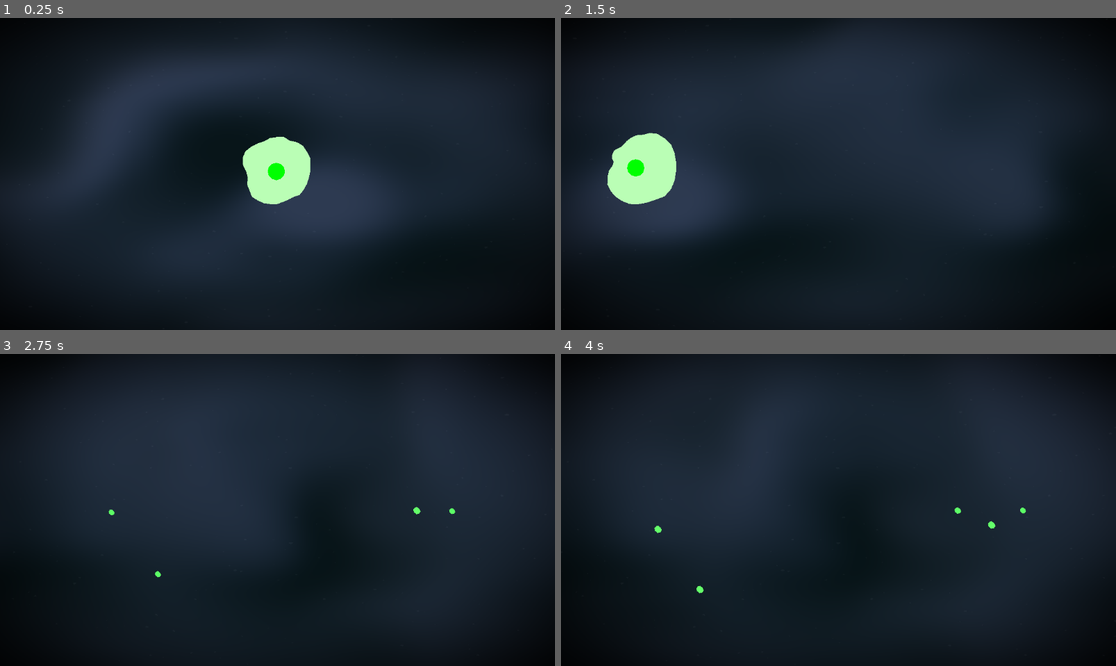
Above: before the commit, frames 1-4 (two rows, left to right).
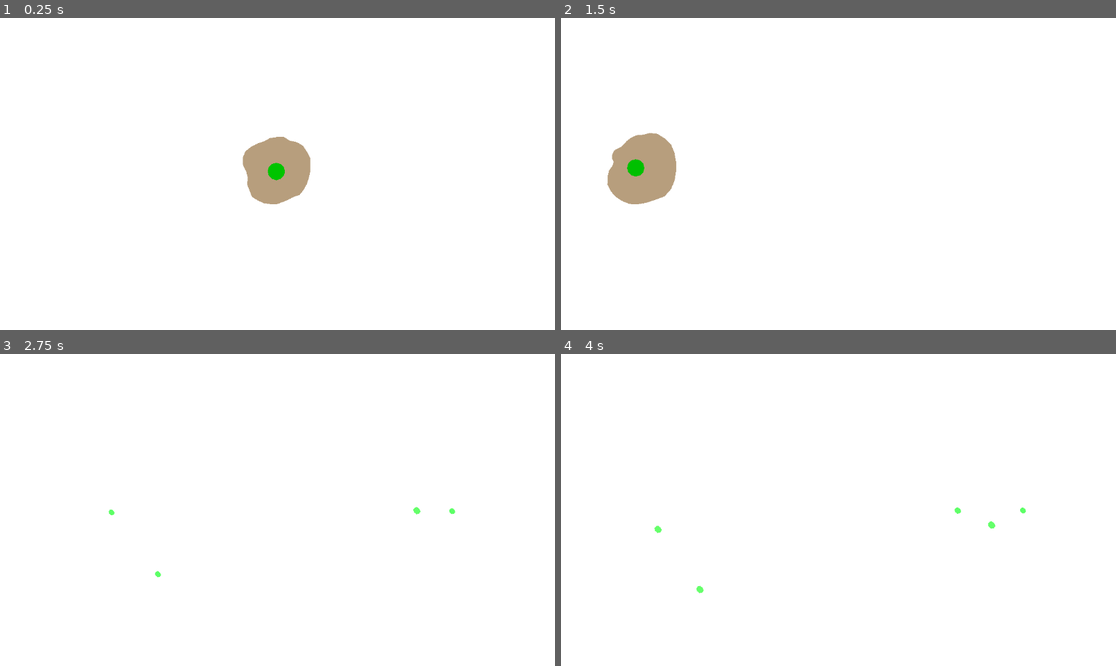
Above: after the commit, the same moments.

Repository: Snetchy09/jellism
Game: Godot game, scene res://World.tscn
Two runs of this game, one before a commit and one after it. Both use one fixed random seed, a clock stepped at 60 frames per second and the inputs below.
Inputs (mouse positions are in pixels of both pictures, inside the frame that each line leads up to):
- Up to frame 1 (0.25 s): no input
- Up to frame 2 (1.5 s): move the mouse to (960, 158) at 0.52 s; hold Right (ui_right) 0.53-1.25 s; click (960, 158) at 0.67 s; drag from (727, 189) to (810, 236) at 1.27 s
- Up to frame 3 (2.75 s): move the mouse to (333, 441) at 2.02 s; hold Right (ui_right) from 2.03 s (still down); click (333, 441) at 2.17 s
- Up to frame 4 (4 s): release Right (ui_right) at 2.75 s; drag from (810, 572) to (1010, 510) at 2.77 s; move the mouse to (1005, 556) at 3.52 s; hold Left (ui_left) from 3.53 s (still down); click (1005, 556) at 3.67 s

The runs differ from the first frame. In frame 1, 100% of the frame differs, in the area x 0-100%, y 0-100%; in frame 2, 100%; in frame 3, 100%; in frame 4, 100%.

Commit message:
Initial Godot project

Diff:
--- a/BiomeField.gd
+++ b/BiomeField.gd
@@ -2,11 +2,13 @@
 class_name BiomeField
 
 var background_rect: ColorRect
-@export var detail_scale: float = 15.0 # Match your 'UV * 15.0'
+var waste_rect: ColorRect
+@export var detail_scale: float = 15.0
 
 func _ready():
 	z_index = -100
 	_create_background()
+	_create_waste_layer()
 
 func _create_background():
 	var canvas = CanvasLayer.new()
@@ -21,62 +23,55 @@
 	mat.shader = _get_shader()
 	background_rect.material = mat
 
+func _create_waste_layer():
+	var canvas = CanvasLayer.new()
+	canvas.layer = -99
+	add_child(canvas)
+
+	waste_rect = ColorRect.new()
+	waste_rect.set_anchors_and_offsets_preset(Control.PRESET_FULL_RECT)
+	canvas.add_child(waste_rect)
+
 func _process(_delta):
 	var cam = get_viewport().get_camera_2d()
 	if cam:
 		background_rect.material.set_shader_parameter("cam_pos", cam.global_position)
 		background_rect.material.set_shader_parameter("zoom", cam.zoom.x)
+		_update_waste_display(cam)
 
-# THIS IS THE INTERACTIVE PART:
-# Any script can call: BiomeField.get_biome_at(position)
+func _update_waste_display(cam: Camera2D):
+	waste_rect.queue_redraw()
+
+	if not waste_rect.get_canvas_item():
+		return
+
+	var waste_cloud = WasteCloud.get_instance()
+	var cam_pos = cam.global_position
+	var viewport_size = get_viewport().get_visible_rect().size
+	var zoom = cam.zoom.x
+
+	for grid_pos in waste_cloud.waste_map.keys():
+		var waste_amount = waste_cloud.waste_map[grid_pos]
+		if waste_amount <= 0:
+			continue
+
+		var screen_pos = (grid_pos - cam_pos) * zoom + viewport_size * 0.5
+		var cell_size = waste_cloud.waste_cell_size * zoom
+
+		if screen_pos.x + cell_size < 0 or screen_pos.x > viewport_size.x:
+			continue
+		if screen_pos.y + cell_size < 0 or screen_pos.y > viewport_size.y:
+			continue
+
+		var color = waste_cloud.get_waste_color(waste_amount)
+		var rect = Rect2(screen_pos, Vector2.ONE * cell_size)
+
+		waste_rect.draw_rect(rect, color)
+
 static func get_biome_influence(pos: Vector2) -> float:
-	# We use a simple noise here that mimics the shader's 'n' value
-	# You can use a FastNoiseLite property here to match perfectly
-	return randf() # Placeholder: Replace with noise calculation if needed
+	return randf()
 
 func _get_shader() -> Shader:
 	var shader = Shader.new()
-	shader.code = """
-	shader_type canvas_item;
-	uniform vec2 cam_pos;
-	uniform float zoom;
-
-	vec2 hash(vec2 p) {
-		p = vec2(dot(p, vec2(127.1, 311.7)), dot(p, vec2(269.5, 183.3)));
-		return -1.0 + 2.0 * fract(sin(p) * 43758.5453123);
-	}
-
-	float noise(vec2 p) {
-		vec2 i = floor(p); vec2 f = fract(p);
-		vec2 u = f*f*(3.0-2.0*f);
-		return mix(mix(dot(hash(i + vec2(0,0)), f - vec2(0,0)),
-		               dot(hash(i + vec2(1,0)), f - vec2(1,0)), u.x),
-		           mix(dot(hash(i + vec2(0,1)), f - vec2(0,1)),
-		               dot(hash(i + vec2(1,1)), f - vec2(1,1)), u.x), u.y);
-	}
-
-	void fragment() {
-		// FIXED WORLD COORDS
-		vec2 world_uv = (SCREEN_UV - 0.5) / zoom + (cam_pos * 0.001);
-		vec2 uv = world_uv * 2.0;
-		float t = TIME * 0.1;
-
-		float n = noise(uv + t);
-		n += 0.5 * noise(uv * 2.0 - t * 0.5);
-
-		// VIGNETTE STAYS STUCK TO SCREEN
-		float dist = distance(SCREEN_UV, vec2(0.5));
-
-		vec3 col;
-		col.r = 0.1 + 0.2 * noise(uv + n + 0.01);
-		col.g = 0.15 + 0.2 * noise(uv + n);
-		col.b = 0.2 + 0.3 * noise(uv + n - 0.01);
-
-		col *= smoothstep(0.8, 0.3, dist); // Use SCREEN_UV dist
-
-		if (noise(uv * 50.0) > 0.48) col += 0.03;
-
-		COLOR = vec4(col, 1.0);
-	}
-	"""
+	shader.code = "shader_type canvas_item;uniform vec2 cam_pos;uniform float zoom;vec2 hash(vec2 p) {p = vec2(dot(p, vec2(127.1, 311.7)), dot(p, vec2(269.5, 183.3)));return -1.0 + 2.0 * fract(sin(p) * 43758.5453123);}float noise(vec2 p) {vec2 i = floor(p); vec2 f = fract(p);vec2 u = f*f*(3.0-2.0*f);return mix(mix(dot(hash(i + vec2(0,0)), f - vec2(0,0)), dot(hash(i + vec2(1,0)), f - vec2(1,0)), u.x), mix(dot(hash(i + vec2(0,1)), f - vec2(0,1)), dot(hash(i + vec2(1,1)), f - vec2(1,1)), u.x), u.y);}void fragment() {vec2 world_uv = (SCREEN_UV - 0.5) / zoom + (cam_pos * 0.001);vec2 uv = world_uv * 2.0;float t = TIME * 0.1;float n = noise(uv + t);n += 0.5 * noise(uv * 2.0 - t * 0.5);float dist = distance(SCREEN_UV, vec2(0.5));vec3 col;col.r = 0.1 + 0.2 * noise(uv + n + 0.01);col.g = 0.15 + 0.2 * noise(uv + n);col.b = 0.2 + 0.3 * noise(uv + n - 0.01);col *= smoothstep(0.8, 0.3, dist);if (noise(uv * 50.0) > 0.48) col += 0.03;COLOR = vec4(col, 1.0);}"
 	return shader
--- a/Cell.gd
+++ b/Cell.gd
@@ -1,6 +1,5 @@
 extends Node2D
 
-# ===== CORE SYSTEMS =====
 var metabolism: CellMetabolism
 var physics: CellPhysics
 var brain: CellBrain
@@ -8,8 +7,8 @@
 var reproduction: CellReproduction
 var visuals: CellVisuals
 var interaction: CellInteraction
+var genetics: Genetics
 
-# ===== SHARED STATE =====
 @export_group("Metabolism")
 @export var energy: float = 80.0
 @export var energy_decay_rate: float = 1.5
@@ -26,17 +25,16 @@
 @export var vertex_count: int = 32
 @export var stiffness: float = 160.0
 @export var damping: float = 14.0
-@export var wobble_intensity: float = 0.25  # NEW
-@export var movement_deformation: float = 0.5  # NEW
-@export var fusion_blend_smoothness: float = 1.2  # NEW
-@export var fusion_max_stretch: float = 1.8  # NEW
+@export var wobble_intensity: float = 0.25
+@export var movement_deformation: float = 0.5
+@export var fusion_blend_smoothness: float = 1.2
+@export var fusion_max_stretch: float = 1.8
 
 @export_group("Neural/Connections")
 @export var max_connections: int = 2
 
-# STATE
 var connected_cells: Array = []
-var current_role: int = 0  # Role enum
+var current_role: int = 0
 var is_dragging: bool = false
 var is_splitting: bool = false
 var pinch_amount: float = 0.0
@@ -47,27 +45,25 @@
 var external_force := Vector2.ZERO
 var noise := FastNoiseLite.new()
 var current_radius: float = 50.0
-var signal_pulse:  float = 0.0
-var shared_target: Vector2 = Vector2.ZERO  # <-- ADD
-var organism_level: int = 1  # <-- ADD
-var is_mega_fused: bool = false  # <-- ADD
-var mega_type: String = ""  # <-- ADD
-var maturity:  float = 0.0  # <-- ADD
-var is_being_eaten:  bool = false
-var being_eaten_by:  Node2D = null
-var eaten_amount: float = 0.0  # Progress of being eaten (0-1)
-var digestion_time: float = 1.5  # How long it takes to eat a cell
+var signal_pulse: float = 0.0
+var shared_target: Vector2 = Vector2.ZERO
+var organism_level: int = 1
+var is_mega_fused: bool = false
+var mega_type: String = ""
+var maturity: float = 0.0
+var is_being_eaten: bool = false
+var being_eaten_by: Node2D = null
+var eaten_amount: float = 0.0
+var digestion_time: float = 1.5
 
-# REFS
-@onready var membrane:  Polygon2D = $Polygon2D
+@onready var membrane: Polygon2D = $Polygon2D
 @onready var nucleus: Polygon2D = $Nucleus
 
 func _ready():
 	add_to_group("cells")
-	noise. seed = randi()
+	noise.seed = randi()
 	target_pos = global_position
 
-	# Initialize systems - REMOVE (self) parameter
 	metabolism = CellMetabolism.new()
 	physics = CellPhysics.new()
 	brain = CellBrain.new()
@@ -75,25 +71,25 @@
 	reproduction = CellReproduction.new()
 	visuals = CellVisuals.new()
 	interaction = CellInteraction.new()
+	genetics = Genetics.new()
 
-	# Initialize vertices
 	_initialize_vertices()
-
-	# Update nucleus
 	visuals.update_nucleus_shape(self)
 
-	tree_exited. connect(_on_tree_exited)
+	tree_exited.connect(_on_tree_exited)
+
+	modulate = genetics.get_color()
 
 func _initialize_vertices():
 	for i in range(vertex_count):
 		var angle = (PI * 2 / vertex_count) * i
 		var pos = global_position + Vector2(cos(angle), sin(angle)) * current_radius
-		global_vertices. append(pos)
+		global_vertices.append(pos)
 		velocities.append(Vector2.ZERO)
 
 func _input(event):
 	if event is InputEventMouseButton and event.button_index == MOUSE_BUTTON_LEFT:
-		if event. pressed:
+		if event.pressed:
 			if get_global_mouse_position().distance_to(global_position) < current_radius * 1.5:
 				is_dragging = true
 				get_viewport().set_input_as_handled()
@@ -101,47 +97,40 @@
 			is_dragging = false
 
 var logic_timer: float = 0.0
-var age:  float = 0.0
+var age: float = 0.0
 var maturation_age: float = 5.0
 
-func _physics_process(delta:   float):
+func _physics_process(delta: float):
 	var time = Time.get_ticks_msec() * 0.001
 
-	# Track age
 	age += delta
 
-	# 1. METABOLISM
-	metabolism. update(self, delta)
+	metabolism.update(self, delta)
 
-	# 2. PHYSICS
-	physics. apply_separation(self, delta)
+	physics.apply_separation(self, delta)
 	physics.apply_bond_physics(self, delta)
 	physics.update_membrane(self, time, delta)
 
-	# 3. BEHAVIOR & EATING
 	if is_splitting:
 		pinch_amount = move_toward(pinch_amount, 1.0, delta * 0.6)
 		if pinch_amount >= 1.0:
-			reproduction. complete_division(self)
+			reproduction.complete_division(self)
 	elif is_dragging:
 		target_pos = get_global_mouse_position()
 		global_position = global_position.lerp(target_pos, delta * 20.0)
 	else:
 		brain.decide_behavior(self, delta, time)
 
-	# CARNIVORE EATING - Do this every frame
 	if current_role == 5:
 		interaction.update_eating(self, delta)
 
 	global_position += external_force * delta
 	external_force = external_force.lerp(Vector2.ZERO, delta * 5.0)
 
-	# 4. VISUALS
 	visuals.update_membrane(self, time, delta)
 	visuals.update_nucleus_visuals(self, delta, time)
 	signal_pulse = move_toward(signal_pulse, 0.0, delta * 2.0)
 
-	# 5. EVOLUTION (every 2 seconds)
 	logic_timer += delta
 	if logic_timer >= 2.0:
 		evolution.check_evolution(self)
@@ -151,11 +140,11 @@
 
 func _draw():
 	var time = Time.get_ticks_msec() * 0.001
-	visuals.draw(self, time)  # <-- Pass time here
+	visuals.draw(self, time)
 
 func _on_body_area_area_entered(area: Area2D):
-	print("DEBUG: Body area entered: ", area. name, " in cell ", name)
-	interaction. handle_area_entered(self, area)
+	print("DEBUG: Body area entered: ", area.name, " in cell ", name)
+	interaction.handle_area_entered(self, area)
 
 func _on_sense_area_area_entered(area: Area2D):
 	print("DEBUG: Sense area entered: ", area.name)
@@ -168,4 +157,7 @@
 func _on_tree_exited():
 	for other in connected_cells:
 		if is_instance_valid(other):
-			other.connected_cells. erase(self)
+			other.connected_cells.erase(self)
+
+	var waste_cloud = WasteCloud.get_instance()
+	waste_cloud.add_waste(global_position, energy * 2.0)
--- a/Cell.tscn
+++ b/Cell.tscn
@@ -10,6 +10,22 @@
 
 [node name="Cell" type="Node2D"]
 script = ExtResource("1_yh0nt")
+energy = null
+energy_decay_rate = null
+hunger_threshold = null
+full_threshold = null
+nucleus_size = null
+max_nucleus_size = null
+base_membrane_radius = null
+max_membrane_radius = null
+vertex_count = null
+stiffness = null
+damping = null
+wobble_intensity = null
+movement_deformation = null
+fusion_blend_smoothness = null
+fusion_max_stretch = null
+max_connections = null
 
 [node name="Polygon2D" type="Polygon2D" parent="."]
 color = Color(0.7309845, 0.9999998, 0.7118558, 1)
--- a/Food.tscn
+++ b/Food.tscn
@@ -13,5 +13,5 @@
 shape = SubResource("RectangleShape2D_jqqg7")
 
 [node name="Polygon2D" type="Polygon2D" parent="."]
-color = Color(0.6, 1.0, 0.8, 1.0)
+color = Color(0.6, 1, 0.8, 1)
 polygon = PackedVector2Array(0, -7, 5, -3, 7, 2, 4, 6, -1, 7, -6, 3, -7, -2, -4, -6)
--- a/FoodSpawner.gd
+++ b/FoodSpawner.gd
@@ -1,15 +1,13 @@
 extends Node2D
 
-@export var food_scene: PackedScene = preload("res://Food.tscn") # Check your path!
+@export var food_scene: PackedScene = preload("res://Food.tscn")
 @export var spawn_interval: float = 0.5
 @export var max_food: int = 25
-# Half-size of the world in each direction (you can tweak this in the editor)
 @export var world_half_extents: Vector2 = Vector2(2000, 2000)
 
 var rng := RandomNumberGenerator.new()
 
 func _ready():
-	# Start spawning
 	rng.randomize()
 	var timer = Timer.new()
 	add_child(timer)
@@ -23,12 +21,24 @@
 	if current_food < max_food:
 		var food = food_scene.instantiate()
 
-		# Spawn anywhere in the world rectangle centered at (0, 0)
-		var spawn_pos := Vector2(
-			rng.randf_range(-world_half_extents.x, world_half_extents.x),
-			rng.randf_range(-world_half_extents.y, world_half_extents.y)
-		)
+		var spawn_pos = Vector2.ZERO
+		var attempts = 0
+		var max_attempts = 5
 
-		# Add to the world first, then set global position so it truly respects world coords
+		while attempts < max_attempts:
+			spawn_pos = Vector2(
+				rng.randf_range(-world_half_extents.x, world_half_extents.x),
+				rng.randf_range(-world_half_extents.y, world_half_extents.y)
+			)
+
+			var waste = WasteCloud.get_instance().get_waste_at(spawn_pos)
+
+			if waste < 10.0:
+				break
+			elif waste < 30.0 and randf() < 0.5:
+				break
+
+			attempts += 1
+
 		get_parent().add_child(food)
 		food.global_position = spawn_pos
--- a/cell/CellEvolution.gd
+++ b/cell/CellEvolution.gd
@@ -41,7 +41,6 @@
 				cell.connected_cells.erase(other)
 				other.connected_cells.erase(cell)
 				connection_maturity.erase(other)
-				print("Connection failed!")
 				return
 
 	var avg_stability = total_stability / cell.connected_cells.size()
--- a/cell/CellInteraction.gd
+++ b/cell/CellInteraction.gd
@@ -9,7 +9,6 @@
 
 	# 1. FOOD
 	if area.is_in_group("food"):
-		print("DEBUG: Eating food!")
 		area.queue_free()
 		cell.energy = clamp(cell.energy + 25.0, 0, 150)
 		if cell.energy >= 110.0:
@@ -27,20 +26,15 @@
 	if not other_cell or other_cell == cell:
 		return
 
-	print("DEBUG:  CELL COLLISION!  Me:  ", cell.name, " (role ", cell.current_role, ") Other: ", other_cell.name, " (role ", other_cell.current_role, ")")
-
 	# CARNIVORE EATING
 	if cell.current_role == 5:  # CARNIVORE
-		print("🔴 CARNIVORE ATTACKING!")
 		if not eating_target or not is_instance_valid(eating_target):
 			eating_target = other_cell
 			eating_progress = 0.0
-			print("🔴 STARTED EATING PREY")
 		return
 
 	# FLEE FROM CARNIVORE
 	if other_cell.current_role == 5 and other_cell. organism_level >= 1:
-		print("DEBUG: ", cell.name, " FLEEING FROM CARNIVORE")
 		cell.external_force += (cell.global_position - other_cell.global_position).normalized() * 1000
 		return
 
@@ -51,7 +45,6 @@
 			if randf() < fusion_chance:
 				cell.connected_cells.append(other_cell)
 				other_cell.connected_cells.append(cell)
-				print("Organism Fusion!")
 
 func update_eating(cell: Node2D, delta: float):
 	# If no target or target is dead, stop eating
@@ -96,8 +89,6 @@
 	# Pull prey toward carnivore
 	eating_target.external_force += (eating_target.global_position - cell. global_position).normalized() * 500.0
 
-	print("🔴 EATING PROGRESS: ", eating_progress * 100, "% | Prey HP: ", eating_target.energy)
-
 	# When finished eating
 	if eating_target.energy <= 0 or eating_progress >= 1.0:
 		finish_eating(cell, eating_target)
@@ -113,8 +104,6 @@
 
 	cell. energy = clamp(cell.energy + energy_gained, 0, 150)
 	prey.queue_free()
-
-	print("🔴 MEAL COMPLETE!  Gained: ", energy_gained, " energy")
 
 	if cell.energy >= 120.0:
 		cell.reproduction.start_division(cell)
@@ -156,5 +145,3 @@
 	var push_force = 600.0
 	target.external_force += (target. global_position - cell.global_position).normalized() * push_force
 	cell.external_force += (cell.global_position - target.global_position).normalized() * (push_force * 0.5)
-
-	print("🔴 CARNIVORE ATTACK!  Damage:  ", damage, " Target HP: ", target.energy)
--- a/cell/CellPhysics.gd
+++ b/cell/CellPhysics.gd
@@ -1,12 +1,11 @@
 class_name CellPhysics
 
-func apply_separation(cell: Node2D, delta:  float):
+func apply_separation(cell: Node2D, delta: float):
 	var others = cell.get_tree().get_nodes_in_group("cells")
 	for other in others:
 		if other == cell or other in cell.connected_cells:
 			continue
 
-		# Don't push apart if being eaten
 		if other.is_being_eaten:
 			continue
 		if cell.is_being_eaten:
@@ -20,22 +19,21 @@
 			if cell.current_role == 5:
 				push_strength = 250.0
 
-			var force = other. global_position.direction_to(cell.global_position) * (min_dist - dist) * push_strength
+			var force = other.global_position.direction_to(cell.global_position) * (min_dist - dist) * push_strength
 			cell.external_force += force * delta
 
 func apply_bond_physics(cell: Node2D, delta: float):
 	for other in cell.connected_cells:
-		var dist = cell.global_position. distance_to(other.global_position)
+		var dist = cell.global_position.distance_to(other.global_position)
 		var target_dist = (cell.current_radius + other.current_radius) * 0.8
 		var force = cell.global_position.direction_to(other.global_position) * (dist - target_dist) * 8.0
 		cell.external_force += force
 
-		# Snap if stretched too far
 		var pull_dist = cell.global_position.distance_to(other.global_position)
 		if cell.organism_level == 1 and pull_dist > cell.current_radius * 3.0:
 			if randf() < 0.01:
 				cell.connected_cells.erase(other)
-				other.connected_cells. erase(cell)
+				other.connected_cells.erase(cell)
 				print("Connection Snapped!")
 
 func update_membrane(cell: Node2D, time: float, delta: float):
@@ -46,25 +44,21 @@
 		var angle = (PI * 2 / cell.vertex_count) * i
 		var dir_vec = Vector2(cos(angle), sin(angle))
 
-		# 1. BASE ORGANIC SHAPE
-		var wobble = cell.noise. get_noise_2d(i * 10.0, time * 2.0) * (cell.current_radius * 0.25)
+		var wobble = cell.noise.get_noise_2d(i * 10.0, time * 2.0) * (cell.current_radius * 0.25)
 		var v_target_radius = cell.current_radius + wobble
 
-		# 2. MOVEMENT DEFORMATION
 		if cell.global_position.distance_to(cell.target_pos) > 15.0 and not cell.is_splitting:
 			v_target_radius += dir_vec.dot(move_dir) * (cell.current_radius * 0.5)
 
-		# 3. ROLE VISUALS - Get modified radius
 		v_target_radius = _apply_role_deformation(cell, i, time, v_target_radius)
 		var v_target = cell.global_position + (dir_vec * v_target_radius)
 
-		# 4. FAT FUSION LOGIC
 		for other in cell.connected_cells:
 			if not is_instance_valid(other):
 				continue
 
 			var to_other = (other.global_position - cell.global_position).normalized()
-			var dist_to_other = cell.global_position.distance_to(other. global_position)
+			var dist_to_other = cell.global_position.distance_to(other.global_position)
 			var alignment = dir_vec.dot(to_other)
 
 			if alignment > 0.05:
@@ -76,12 +70,10 @@
 				var blend = pow(alignment, 1.2)
 				v_target = v_target.lerp(cell.global_position + (dir_vec * stretch_to_mid), blend)
 
-		# 5. PINCH (splitting)
 		if cell.is_splitting:
 			var squeeze = abs(sin(angle))
 			v_target = cell.global_position + (v_target - cell.global_position) * (1.0 - (squeeze * cell.pinch_amount * 1.2))
 
-		# 6. SOFT JELLY PHYSICS
 		var force = (v_target - cell.global_vertices[i]) * cell.stiffness
 
 		if v_target.distance_to(cell.global_position) > cell.current_radius * 1.1:
@@ -93,18 +85,18 @@
 
 		local_poly.append(cell.to_local(cell.global_vertices[i]))
 
-	cell.membrane. polygon = local_poly
+	cell.membrane.polygon = local_poly
 
 func _apply_role_deformation(cell: Node2D, i: int, time: float, radius: float) -> float:
-	if cell.current_role == 0:  # UNIFORM
+	if cell.current_role == 0:
 		return radius
-	elif cell.current_role == 3:  # DEFENSE
+	elif cell.current_role == 3:
 		if i % 2 == 0:
 			return radius + 15.0
 		return radius
-	elif cell.current_role == 2:  # STORAGE
+	elif cell.current_role == 2:
 		return radius * 1.4
-	elif cell.current_role == 4:  # NEURAL
+	elif cell.current_role == 4:
 		return radius + sin(time * 15.0) * 5.0
 	else:
 		return radius
--- a/cell/CellReproduction.gd
+++ b/cell/CellReproduction.gd
@@ -9,7 +9,7 @@
 	age += delta
 
 func start_division(cell: Node2D) -> bool:
-	if cell. is_splitting:
+	if cell.is_splitting:
 		return false
 
 	var current_time = Time.get_ticks_msec() * 0.001
@@ -26,7 +26,7 @@
 	cell.pinch_amount = 0.0
 	cell.energy = 45.0
 
-	var split_dir = Vector2.LEFT.  rotated(randf() * PI * 2)
+	var split_dir = Vector2.LEFT.rotated(randf() * PI * 2)
 	var cell_scene = load("res://Cell.tscn")
 
 	if cell_scene:
@@ -37,8 +37,7 @@
 
 		var should_stay_connected = false
 
-		# CARNIVORES DON'T FORM BONDS
-		if cell.current_role == 5:  # CARNIVORE
+		if cell.current_role == 5:
 			should_stay_connected = false
 		elif cell.organism_level == 1:
 			should_stay_connected = randf() < 0.15
@@ -61,21 +60,21 @@
 			cell.external_force = split_dir * 400.0
 			sister.external_force = -split_dir * 400.0
 
-		# Inherit traits
 		sister.organism_level = cell.organism_level
 		sister.maturity = cell.maturity
 
-		# PROPERLY INHERIT CARNIVORE ROLE
-		if cell.current_role == 5:  # If parent is carnivore
-			sister. current_role = 5  # Sister is ALSO carnivore
+		if cell.current_role == 5:
+			sister.current_role = 5
 			sister.modulate = Color(2.5, 0.1, 0.1)
 			print("🔴 CARNIVORE OFFSPRING SPAWNED!")
-		# Random chance for normal cells to mutate into carnivore (rare)
 		elif cell.organism_level == 1 and randf() < 0.05:
 			sister.current_role = 5
 			sister.modulate = Color(2.5, 0.1, 0.1)
 			print("🔴 WILD CARNIVORE MUTATION!")
 
+		sister.genetics = cell.genetics.copy()
+		sister.modulate = sister.genetics.get_color()
+
 		if cell.is_mega_fused:
 			sister.is_mega_fused = true
-			sister. mega_type = cell.mega_type
+			sister.mega_type = cell.mega_type
--- /dev/null
+++ b/cell/Genetics.gd
@@ -0,0 +1,33 @@
+class_name Genetics
+
+var dna: Dictionary = {}
+
+func _init():
+	dna = {
+		"size": randf_range(0.8, 1.2),
+		"speed": randf_range(0.8, 1.2),
+		"metabolism": randf_range(0.8, 1.2),
+		"aggression": randf_range(0.0, 1.0),
+		"color_r": randf_range(0.3, 1.0),
+		"color_g": randf_range(0.3, 1.0),
+		"color_b": randf_range(0.3, 1.0)
+	}
+
+func mutate():
+	for key in dna.keys():
+		if randf() < 0.1:
+			if key.begins_with("color"):
+				dna[key] += randf_range(-0.1, 0.1)
+				dna[key] = clamp(dna[key], 0.0, 1.0)
+			else:
+				dna[key] += randf_range(-0.15, 0.15)
+				dna[key] = clamp(dna[key], 0.5, 1.5)
+
+func get_color() -> Color:
+	return Color(dna["color_r"], dna["color_g"], dna["color_b"])
+
+func copy() -> Genetics:
+	var new_genetics = Genetics.new()
+	new_genetics.dna = dna.duplicate()
+	new_genetics.mutate()
+	return new_genetics
--- /dev/null
+++ b/cell/WasteCloud.gd
@@ -0,0 +1,51 @@
+extends Node2D
+class_name WasteCloud
+
+static var _instance: WasteCloud = null
+
+var waste_map: Dictionary = {}
+var waste_cell_size: float = 50.0
+var waste_decay_rate: float = 0.5
+
+# ✅ SAFE static accessor
+static func get_instance() -> WasteCloud:
+	if _instance == null:
+		_instance = WasteCloud.new()
+	return _instance
+
+# ✅ Scene-tree access happens HERE (non-static)
+func _ready() -> void:
+	if _instance == null:
+		_instance = self
+		add_to_group("waste_cloud")
+	elif _instance != self:
+		queue_free()
+		return
+
+	if get_parent() == null:
+		get_tree().root.add_child(self)
+
+
+func add_waste(world_pos: Vector2, amount: float):
+	var grid_pos = (world_pos / waste_cell_size).round() * waste_cell_size
+	if grid_pos not in waste_map:
+		waste_map[grid_pos] = 0.0
+	waste_map[grid_pos] += amount
+
+func get_waste_at(world_pos: Vector2) -> float:
+	var grid_pos = (world_pos / waste_cell_size).round() * waste_cell_size
+	return waste_map.get(grid_pos, 0.0)
+
+func get_waste_color(amount: float) -> Color:
+	var normalized = clamp(amount / 100.0, 0.0, 1.0)
+	var brown = Color(0.4, 0.3, 0.2)
+	var gray = Color(0.5, 0.5, 0.5)
+	var color = brown.lerp(gray, normalized)
+	color.a = normalized * 0.6
+	return color
+
+func _process(delta):
+	for grid_pos in waste_map.keys():
+		waste_map[grid_pos] -= waste_decay_rate * delta
+		if waste_map[grid_pos] <= 0.0:
+			waste_map.erase(grid_pos)
--- a/project.godot
+++ b/project.godot
@@ -15,6 +15,10 @@
 config/features=PackedStringArray("4.5", "Mobile")
 config/icon="res://icon.svg"
 
+[editor_plugins]
+
+enabled=PackedStringArray("res://addons/ai_architect/plugin.cfg", "res://addons/ai_assistant_hub/plugin.cfg")
+
 [layer_names]
 
 2d_physics/layer_1="membrane"
@@ -26,6 +30,13 @@
 
 2d/solver/solver_iterations=30
 
+[plugins]
+
+ai_assistant_hub/llm_api="gemini_api"
+ai_assistant_hub/preferences/thinking_target=0
+ai_assistant_hub/preferences/skip_greeting=false
+ai_assistant_hub/preferences/always_scroll_to_bottom=false
+
 [rendering]
 
 renderer/rendering_method="mobile"
Not shown, added: addons/ai_architect/_ui/ai_dock.gd
Not shown, added: addons/ai_architect/_ui/ai_dock.gd.uid
Not shown, added: addons/ai_architect/_ui/ai_dock.tscn
Not shown, added: addons/ai_architect/_ui/diff_viewer.gd
Not shown, added: addons/ai_architect/_ui/diff_viewer.gd.uid
Not shown, added: addons/ai_architect/_ui/diff_viewer.tscn
Not shown, added: addons/ai_architect/_ui/kanban_card.gd
Not shown, added: addons/ai_architect/_ui/kanban_card.gd.uid
Not shown, added: addons/ai_architect/_ui/kanban_column.gd
Not shown, added: addons/ai_architect/_ui/kanban_column.gd.uid
Not shown, added: addons/ai_architect/ai_architect_plugin.gd
Not shown, added: addons/ai_architect/ai_architect_plugin.gd.uid
(and 3 more such lines)
